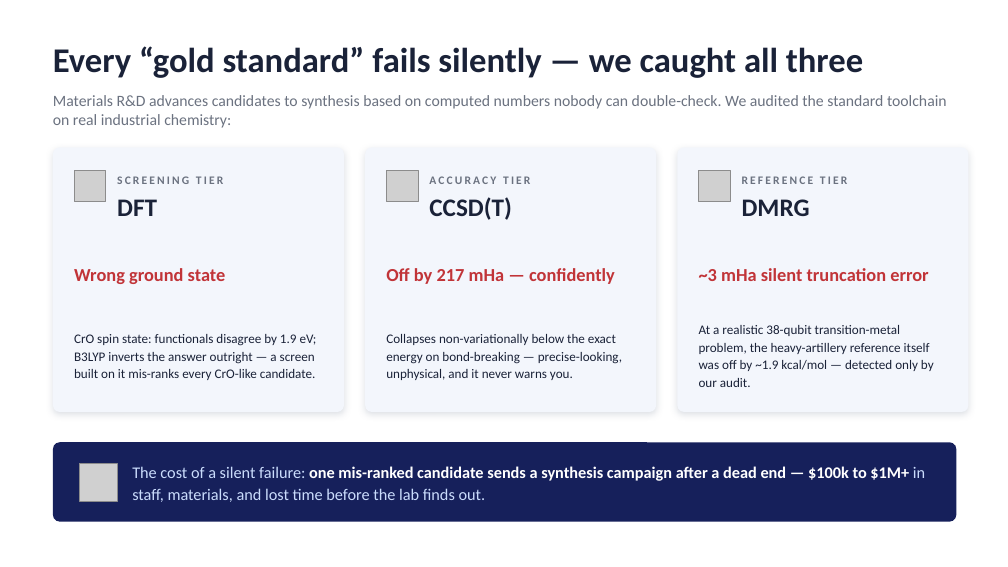
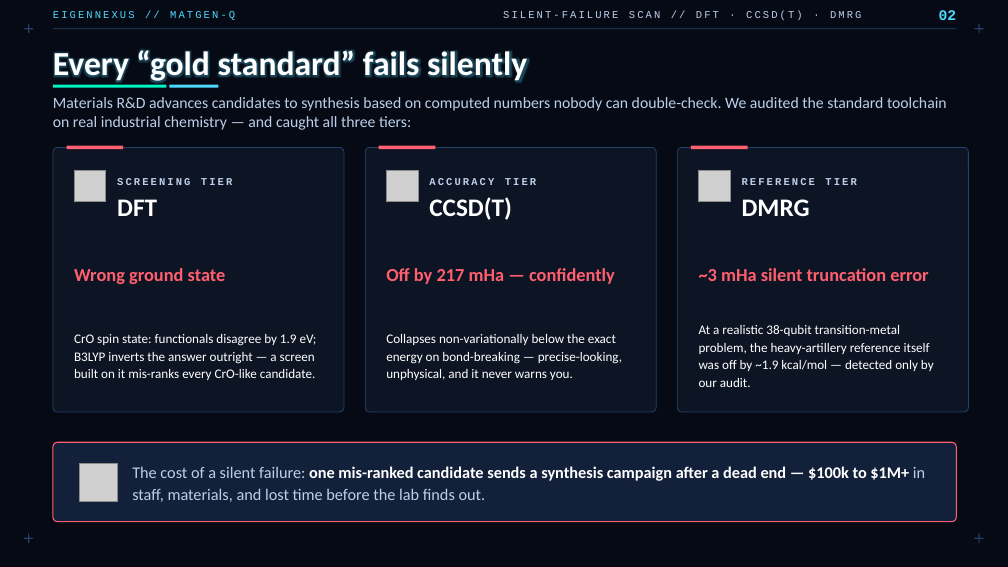
Before and after one commit to christianmetzl/potomac_advancedmaterials, a slide deck: slide 2 of docs/MATGENQ_Audit_CxO.pptx. Drawn at 1008x567 pixels with LibreOffice and Linux fonts; fonts in the diff are those of the drawing; grey boxes stand for pictures. Boxes give left, top, right and bottom in pixels: in the first picture for what was removed or moved away, otherwise in the second. Text is boxed around its words. In the diff, an @@ line names an element or a change of style, - is before the commit and + after.

```diff
--- a/docs/MATGENQ_Audit_CxO.pptx
+++ b/docs/MATGENQ_Audit_CxO.pptx
@@ background #FFFFFF to #060A14 @@
@@ line added from (24, 29) to (33, 29), #24406B 1 pt @@
@@ line added from (29, 24) to (29, 33), #24406B 1 pt @@
@@ text added at [53,11,235,20], 10 pt, text #4DD8FF @@
+EIGENNEXUS // MATGEN-Q
@@ line added from (53, 29) to (957, 29), #24406B 0.75 pt @@
@@ text added at [503,11,861,20], 10 pt, text #BCCFEA @@
+SILENT-FAILURE SCAN // DFT · CCSD(T) · DMRG
@@ text added at [939,10,957,20], 14 pt, text #4DD8FF, bold @@
+02
@@ line added from (975, 29) to (984, 29), #24406B 1 pt @@
@@ line added from (979, 24) to (979, 33), #24406B 1 pt @@
@@ text at [53,48,527,84]: text changed; size 33 to 32 pt; text colour #1A2238 to #FFFFFF @@
-Every “gold standard” fails silently — we caught all three
+Every “gold standard” fails silently
@@ rectangle added at [53,85,166,88], fill #00F5C4 @@
@@ rectangle added at [169,85,219,88], fill #4DD8FF @@
@@ text at [53,97,947,130]: text changed; text colour #6B7280 to #BCCFEA @@
-Materials R&D advances candidates to synthesis based on computed numbers nobody can double-check. We audited the standard toolchain on real industrial chemistry:
+Materials R&D advances candidates to synthesis based on computed numbers nobody can double-check. We audited the standard toolchain on real industrial chemistry — and caught all three tiers:
@@ fill #F3F6FC to #0D1524; outline none to #24406B 0.75 pt; shadow off; proportions changed in 3 elements at [365,147,656,412], [678,147,969,412], [53,147,344,412] @@
@@ rectangle added at [67,146,123,149], fill #FF5F6E @@
@@ rectangle added at [379,146,436,149], fill #FF5F6E @@
@@ rectangle added at [691,146,748,149], fill #FF5F6E @@
@@ size 11 to 10 pt, font Calibri to Courier New, text colour #6B7280 to #BCCFEA in 3 elements at [117,178,232,185], [429,178,536,185], [742,178,856,185] @@
@@ text colour #C13438 to #FF5F6E in 3 elements at [74,268,226,284], [386,268,615,284], [699,268,928,281] @@
@@ text colour #1A2238 to #FFFFFF in 6 elements at [117,199,157,216], [74,334,317,380], [429,197,512,220], [386,334,622,380], [742,199,810,216], [699,325,934,387] @@
@@ rounded rectangle at [53,442,957,522]: fill #16205B to #13203A; outline none to #FF5F6E 1 pt; proportions changed @@
@@ text "The cost of a silent ..." at [132,466,925,502]: text colour #CADCFC to #BCCFEA in "The cost of a silent failure: in ..." @@
@@ line added from (24, 538) to (33, 538), #24406B 1 pt @@
@@ line added from (29, 534) to (29, 543), #24406B 1 pt @@
@@ line added from (975, 538) to (984, 538), #24406B 1 pt @@
@@ line added from (979, 534) to (979, 543), #24406B 1 pt @@
```
Also in this commit, not shown: 7 other slides changed.
